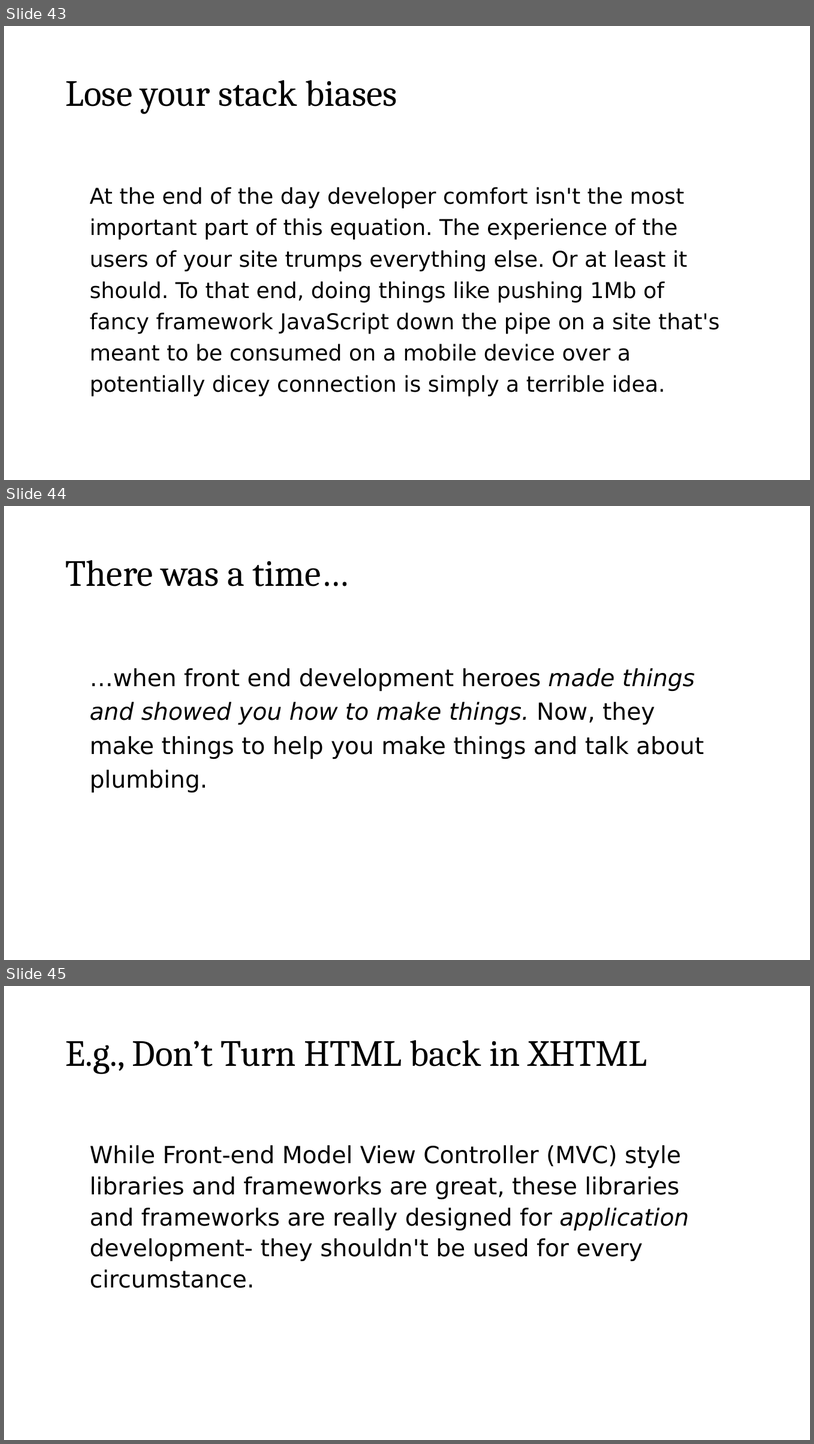
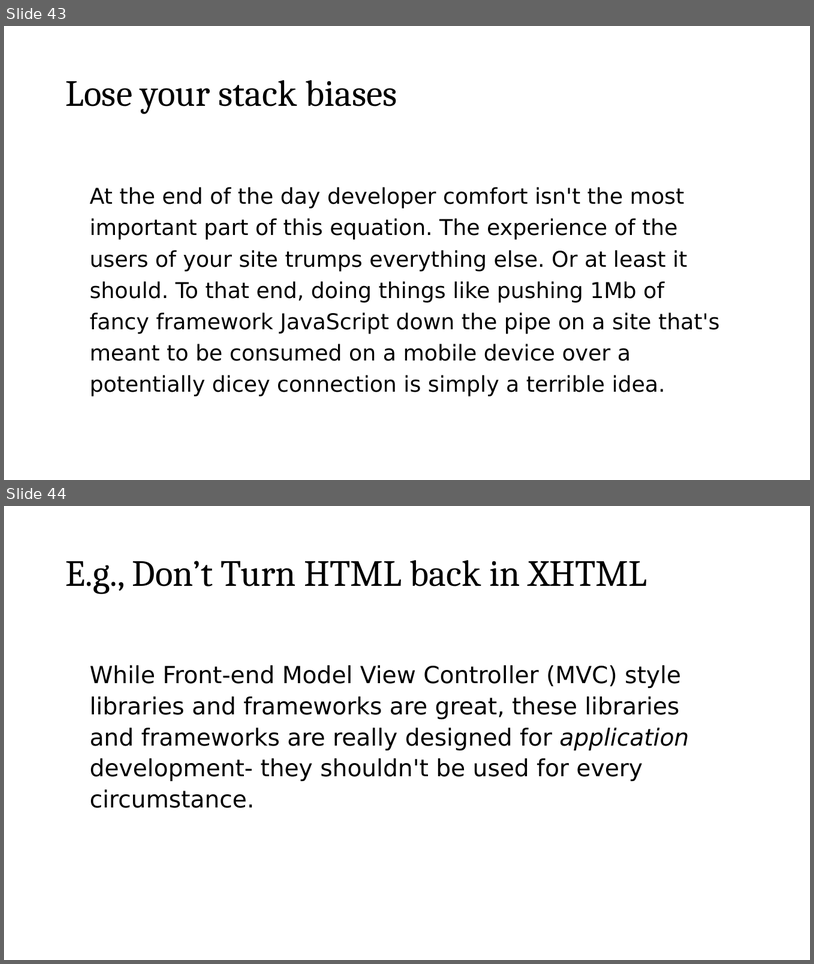
Before and after one commit to roblarsen/rob-larsen-presentations, a slide deck: wild-world-web.pptx. Shown one above the other, each under a label of ours: slides 43, 44 and 45 before the commit, slides 43 and 44 after it. The pictures are 814x1444 and 814x964 pixels, drawn with LibreOffice and Linux fonts; fonts in the diff are those of the drawing; background and template pictures are left out. Boxes give left, top, right and bottom in pixels: in the first picture for what was removed or moved away, otherwise in the second. Text is boxed around its words. In the diff, an @@ line names an element or a change of style, - is before the commit and + after.

```diff
--- a/wild-world-web.pptx
+++ b/wild-world-web.pptx
@@ slide 44 removed at box(4, 506, 810, 960), background picture (left out) @@
@@ title removed at box(65, 560, 350, 586) @@
-There was a time…
@@ text removed at box(90, 668, 704, 792) @@
-…when front end development heroes made things and showed you how to make things. Now, they make things to help you make things and talk about plumbing.
@@ what was slide 45 is now slide 44 @@
```
Also in this commit, not shown: 8 slides changed, 6 slides added, 1 other slide removed.
